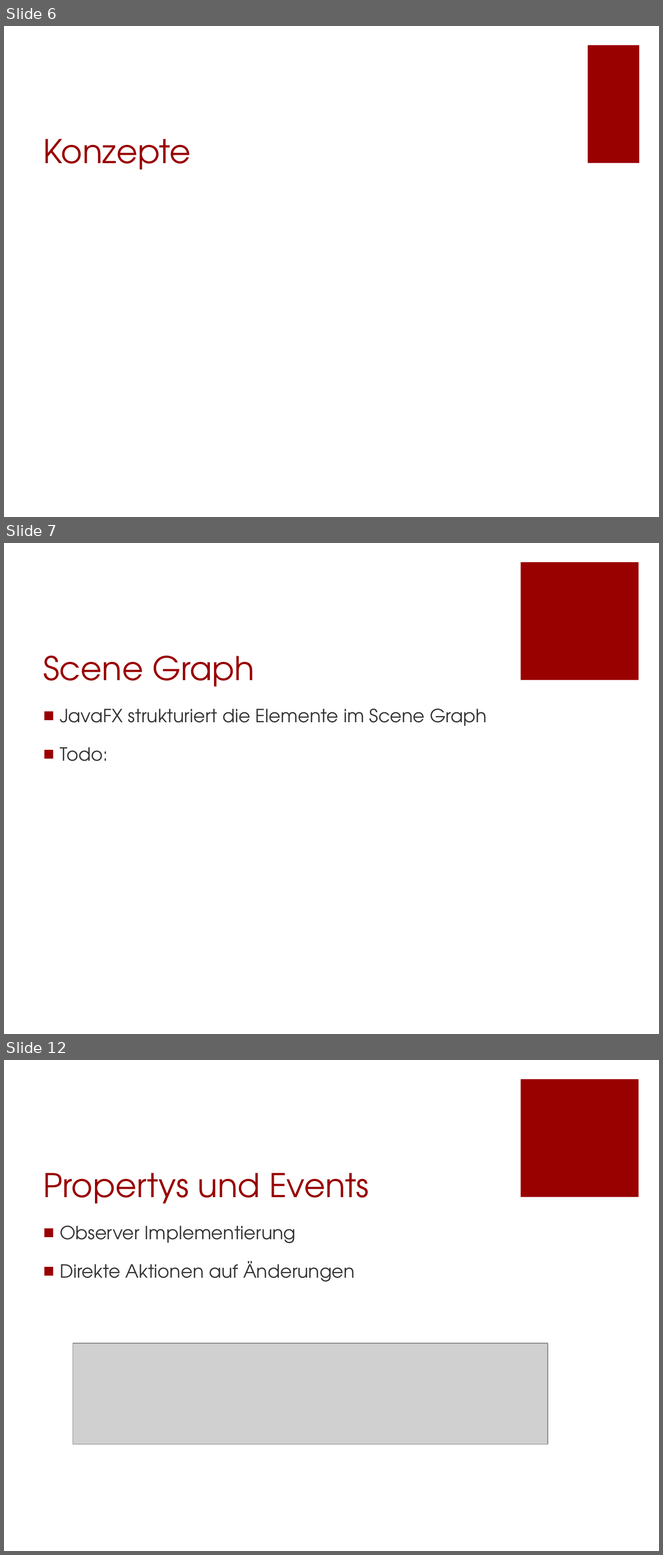
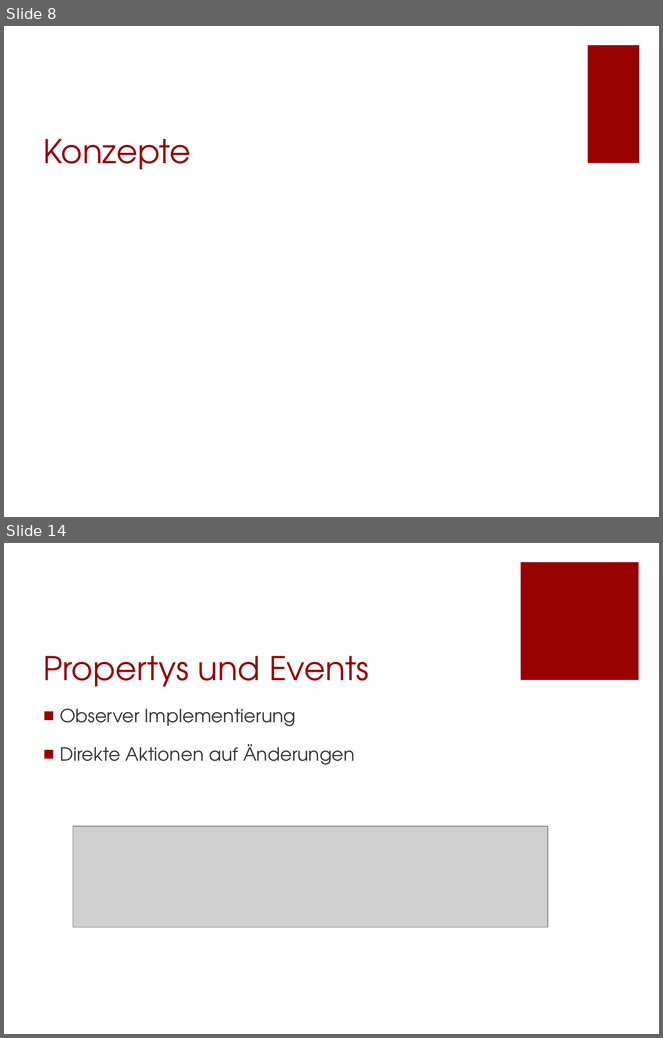
Before and after one commit to Morkunas/jfxusergroup, a slide deck: JavaFX-UserGroup.pptx. Shown one above the other, each under a label of ours: slides 6, 7 and 12 before the commit, slides 8 and 14 after it; the slides between them are not shown. The pictures are 663x1555 and 663x1038 pixels, drawn with LibreOffice and Linux fonts; fonts in the diff are those of the drawing; grey boxes stand for pictures; background and template pictures are left out. Boxes give left, top, right and bottom in pixels: in the first picture for what was removed or moved away, otherwise in the second. Text is boxed around its words. In the diff, an @@ line names an element or a change of style, - is before the commit and + after.

```diff
--- a/JavaFX-UserGroup.pptx
+++ b/JavaFX-UserGroup.pptx
@@ slide 7 removed at (x1=4, y1=543, x2=659, y2=1034), background #FFFFFF; not listed: 1 template element that a slide beside it also shows @@
@@ title removed at (x1=44, y1=655, x2=255, y2=687) @@
-Scene Graph
@@ text removed at (x1=60, y1=708, x2=487, y2=761) @@
-■ JavaFX strukturiert die Elemente im Scene Graph
-■ Todo:
@@ what was slide 6 is now slide 8 @@
@@ what was slide 12 is now slide 14 @@
```
Also in this commit, not shown: 8 slides changed, 3 slides added.
